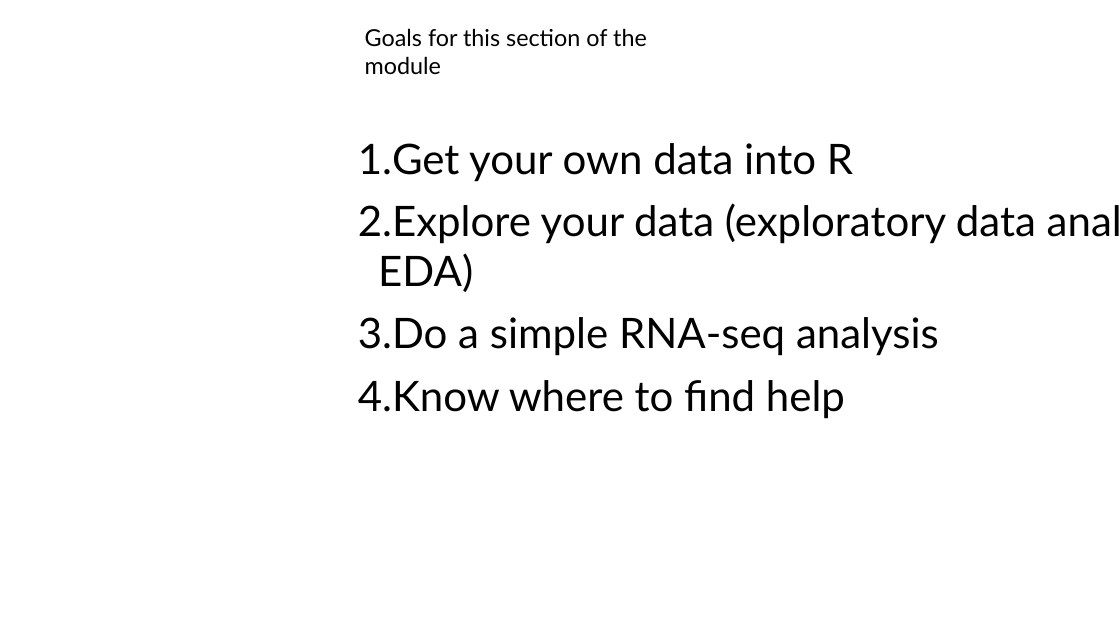
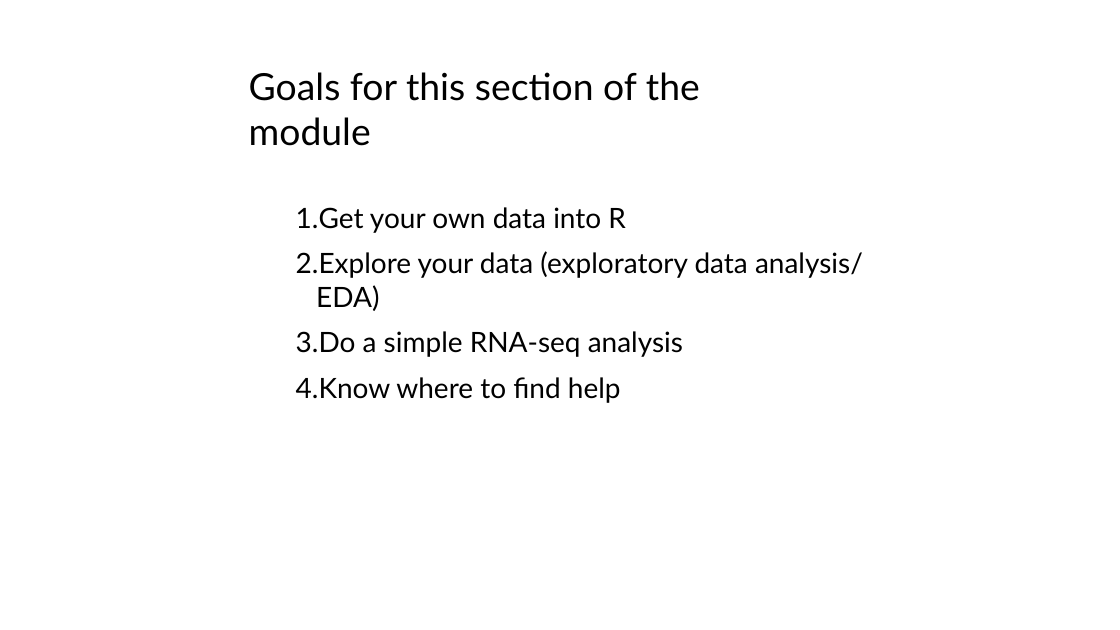
Before and after one commit to jraab/GNET749_RNAseq, a slide deck: slide 3 of lectures/2024_GNET749_Lecture1.pptx. Drawn at 1120x630 pixels with LibreOffice and Linux fonts; fonts in the diff are those of the drawing. Boxes give left, top, right and bottom in pixels: in the first picture for what was removed or moved away, otherwise in the second. Text is boxed around its words. In the diff, an @@ line names an element or a change of style, - is before the commit and + after.

```diff
--- a/lectures/2024_GNET749_Lecture1.pptx
+++ b/lectures/2024_GNET749_Lecture1.pptx
@@ text "Goals for this section of ...": place and size @@
-text "Goals for this section of ..." at (365, 28, 647, 75)
+text "Goals for this section of ..." at (249, 72, 700, 146)
@@ text "Goals for this section of ..." at (249, 72, 700, 146): size 20 to 32 pt @@
@@ text "Get your own data into ...": place and size @@
-text "Get your own data into ..." at (358, 143, 1036, 419)
+text "Get your own data into ..." at (296, 207, 863, 403)
@@ text "Get your own data into ..." at (296, 207, 863, 403): size 36 to 24 pt @@
```
Also in this commit, not shown: 7 other slides changed, 1 other file.
